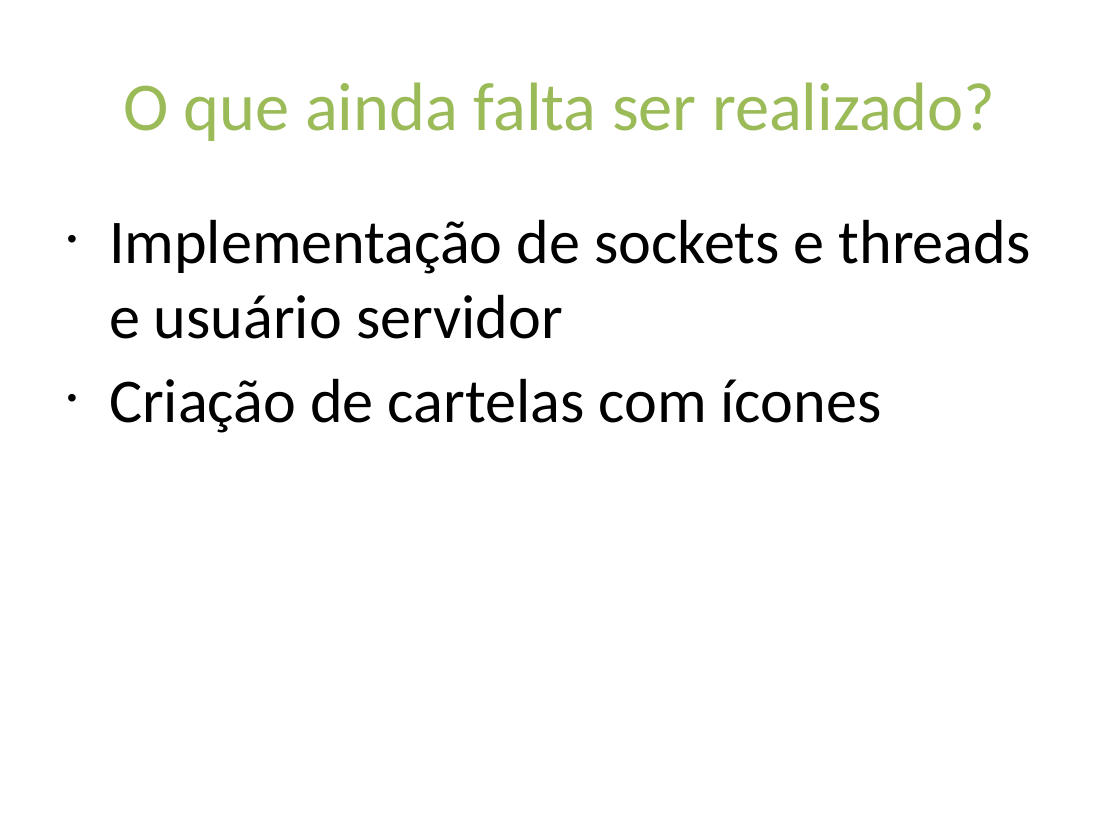
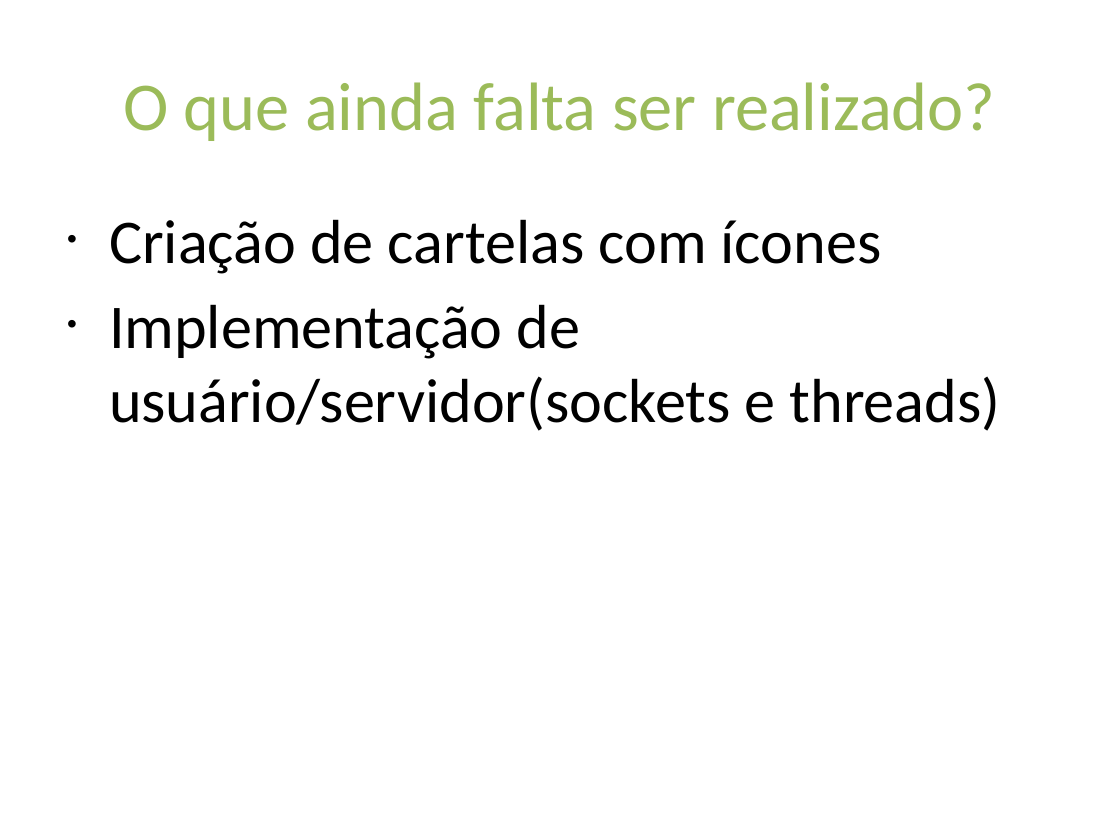
Before and after one commit to mauriciocarvalho51/educa-bingo, a slide deck: slide 19 of documentos/Educabingo.ppt. Drawn at 1120x840 pixels with LibreOffice and Linux fonts; fonts in the diff are those of the drawing. Boxes give left, top, right and bottom in pixels: in the first picture for what was removed or moved away, otherwise in the second. Text is boxed around its words. In the diff, an @@ line names an element or a change of style, - is before the commit and + after.

```diff
--- a/documentos/Educabingo.ppt
+++ b/documentos/Educabingo.ppt
@@ text at (109, 219, 1031, 339): paragraph removed @@
-• Implementação de sockets e threads e usuário servidor
@@ text at (109, 304, 1001, 431): paragraph added @@
+• Implementação de usuário/servidor(sockets e threads)
```
Also in this commit, not shown: 1 other slide changed, 1 other file.
